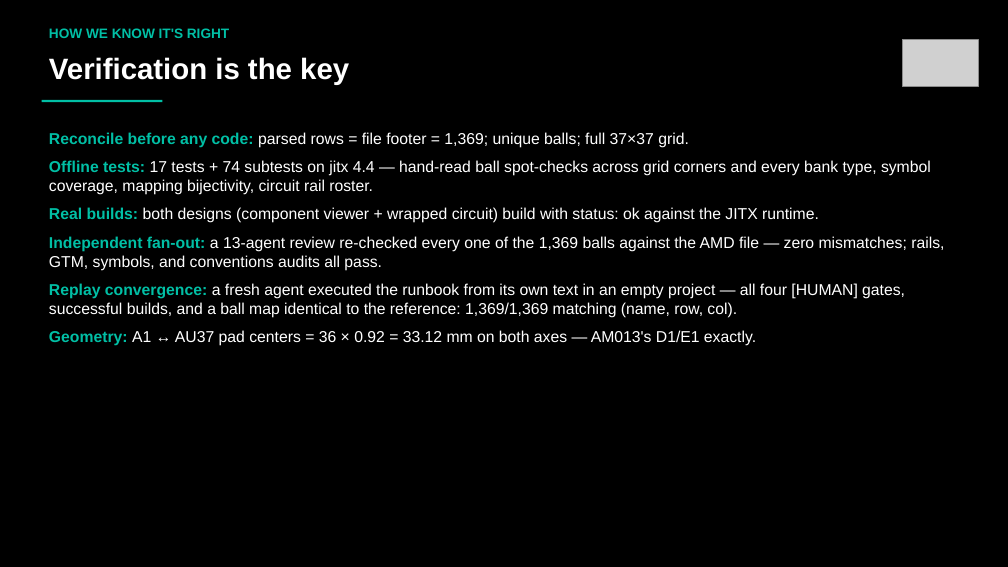
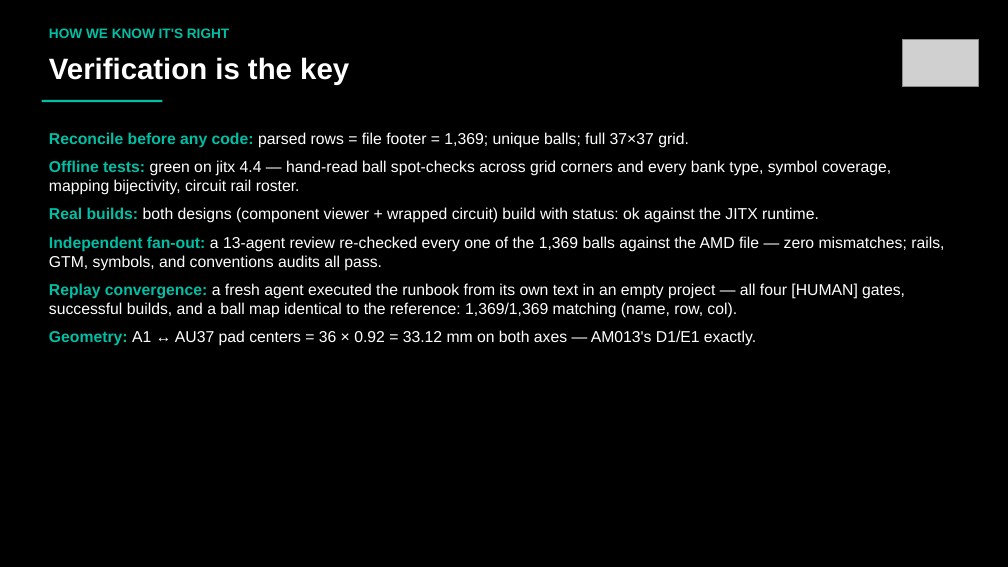
Before and after one commit to JITx-Inc/jitx-examples, a slide deck: slide 5 of jumpstart-kits/js1-stackup-components/part3-versal-fpga/JS1_Part3_Versal-FPGA_Presentation.pptx. Drawn at 1008x567 pixels with LibreOffice and Linux fonts; fonts in the diff are those of the drawing; grey boxes stand for pictures. Boxes give left, top, right and bottom in pixels: in the first picture for what was removed or moved away, otherwise in the second. Text is boxed around its words. In the diff, an @@ line names an element or a change of style, - is before the commit and + after.

```diff
--- a/jumpstart-kits/js1-stackup-components/part3-versal-fpga/JS1_Part3_Versal-FPGA_Presentation.pptx
+++ b/jumpstart-kits/js1-stackup-components/part3-versal-fpga/JS1_Part3_Versal-FPGA_Presentation.pptx
@@ text at <box>49,160,891,195</box>: text changed @@
-Offline tests: 17 tests + 74 subtests on jitx 4.4 — hand-read ball spot-checks across grid corners and every bank type, symbol coverage, mapping bijectivity, circuit rail roster.
+Offline tests: green on jitx 4.4 — hand-read ball spot-checks across grid corners and every bank type, symbol coverage, mapping bijectivity, circuit rail roster.
```
Also in this commit, not shown: 18 other files.
